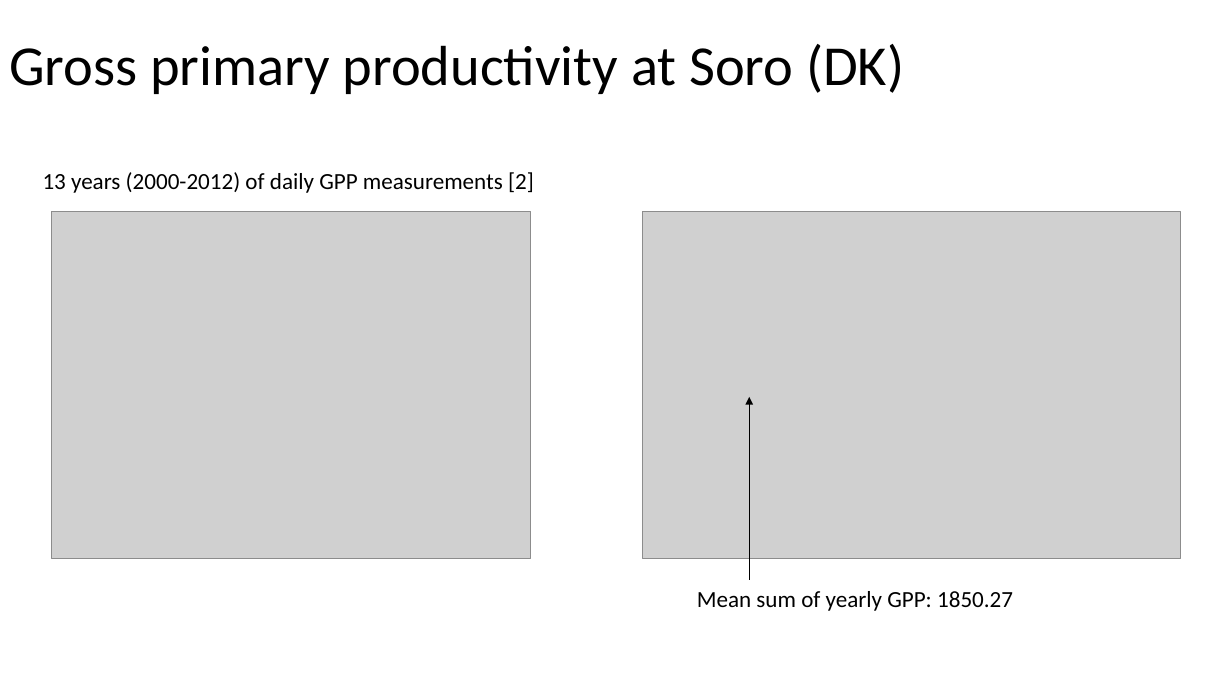
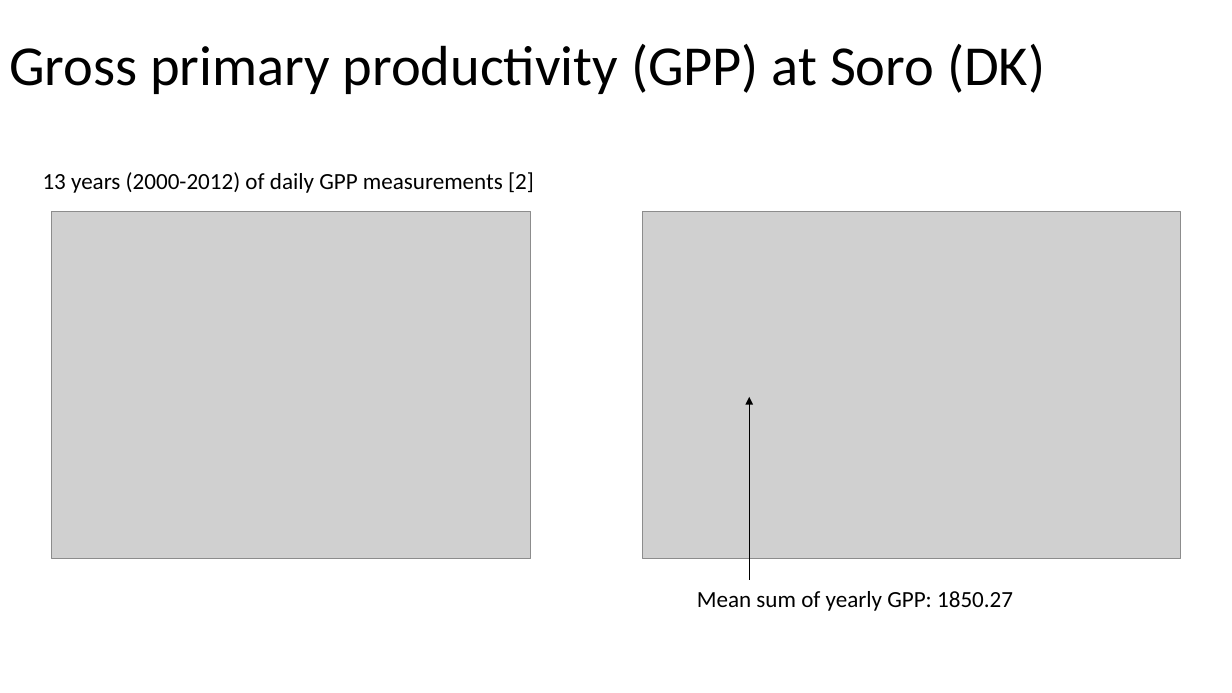
Before and after one commit to MWesselkamp/Intern_MPI_Jena, a slide deck: slide 3 of presentation/presi.pptx. Drawn at 1232x693 pixels with LibreOffice and Linux fonts; fonts in the diff are those of the drawing; grey boxes stand for pictures. Boxes give left, top, right and bottom in pixels: in the first picture for what was removed or moved away, otherwise in the second. Text is boxed around its words. In the diff, an @@ line names an element or a change of style, - is before the commit and + after.

```diff
--- a/presentation/presi.pptx
+++ b/presentation/presi.pptx
@@ title at [9, 44, 1045, 94]: text changed @@
-Gross primary productivity at Soro (DK)
+Gross primary productivity (GPP) at Soro (DK)
```
Also in this commit, not shown: 7 other slides changed, 10 slides added, 6 slides removed, 6 other files.
